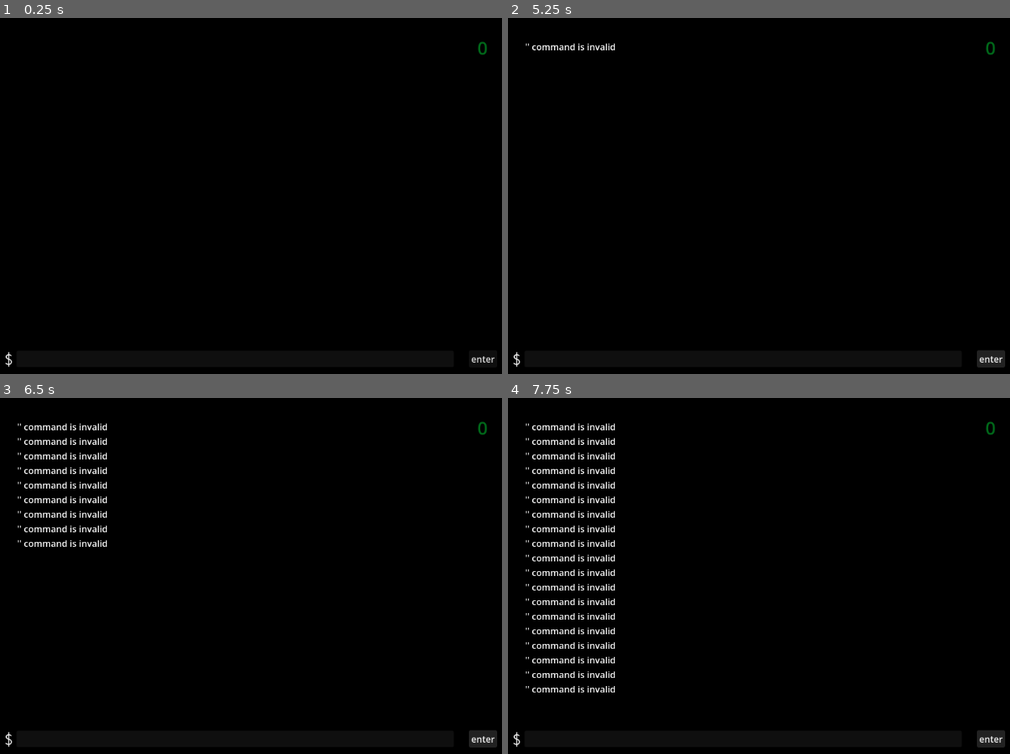
Above: before the commit, frames 1-4 (two rows, left to right).
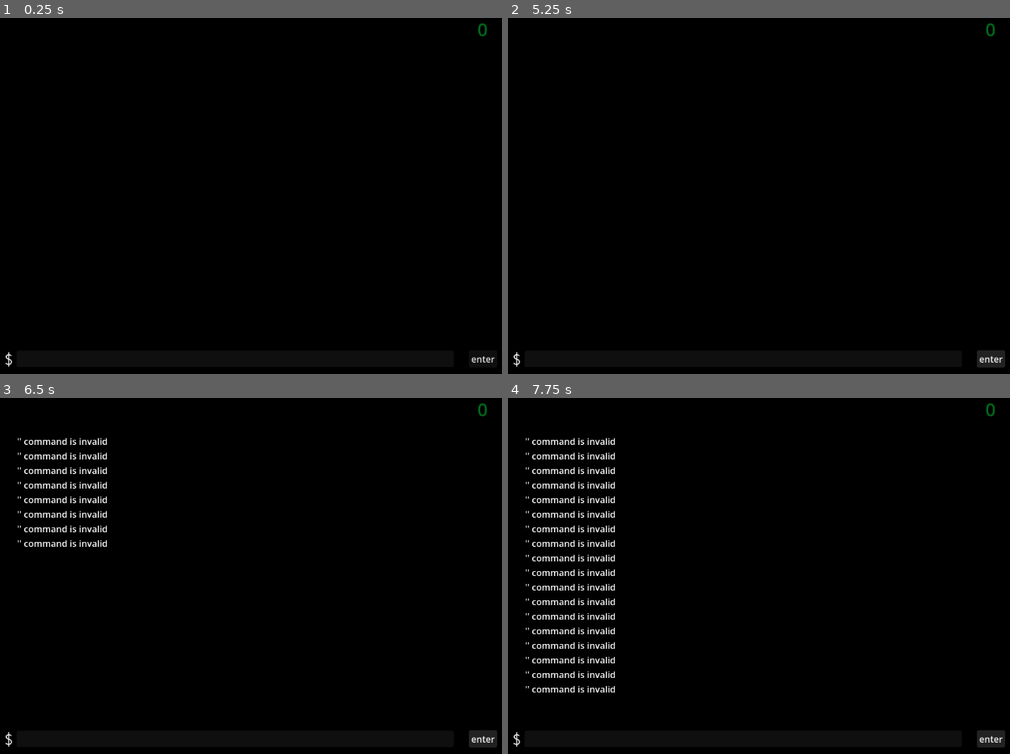
Above: after the commit, the same moments.

Repository: martinkuruzg-hue/hacking-cmd-game2
Game: Godot game, scene res://node_2d.tscn
Two runs of this game, one before a commit and one after it. Both use one fixed random seed, a clock stepped at 60 frames per second and the inputs below. The engine's default icon, where the game draws it, is replaced by a stand-in: a white triangle on a blue panel in a dark square.
Inputs (mouse positions are in pixels of both pictures, inside the frame that each line leads up to):
- Up to frame 1 (0.25 s): no input
- Up to frame 2 (5.25 s): click (743, 359) at 0.52 s; type "12" at 0.6 s; click "enter" at 1.25 s; click "enter" at 2 s; click "enter" at 2.75 s; tap Enter (ui_accept) at 3.5, 3.6, 3.77, 4.07, 4.25, 4.35, 4.52, 4.82, 5.1 s
- Up to frame 3 (6.5 s): tap Enter (ui_accept) at 5.75, 5.85, 6.02, 6.32 s
- Up to frame 4 (7.75 s): tap Enter (ui_accept) at 6.6, 6.77, 7.07, 7.35, 7.52 s

The runs differ from the first frame. In frame 1, less than 0.1% of the frame differs, in the area x 95-98%, y 1-11%; in frame 2, 0.3%, in the area x 3-98%, y 1-11%; in frame 3, 0.3%; in frame 4, 0.3%.

Commit message:
cmd alpha 4

Diff:
--- a/node_2d.gd
+++ b/node_2d.gd
@@ -2,63 +2,89 @@
 
 var texto : String
 var veces :int
-var lista_comandos = ['cd','cd .','cd ~']
+#lista para comandos CORRECTOS que SUMAN PUNTOS
+var lista_comandos = ['cd','cd .']
+ #COMANDOS para CERRAR TERMINAL
 var clear = ["clear", "cls"]
+#VARIABLE PUNTOS (cuando se utilizan "lista_comandos" AUMENTA)
 var puntos: int
 
 # Called when the node enters the scene tree for the first time.
 func _ready() -> void:
 	pass # Replace with function body.
 
+
 # Called every frame. 'delta' is the elapsed time since the previous frame.
 func _process(delta: float) -> void:
+	#LABEL DE PUNTOS (Indicador de puntaje en PANTALLA)
 	get_node("Label3").text = str(puntos)
 	if Input.is_action_just_pressed("ui_accept"):
-
-		texto = str($LineEdit.text)
-		#Presionar boton fisico
 		cmd_base()
 
 	if puntos <0:
 		puntos = 0
 
+#BOTÓN ENTER (Para Celular)
 func _on_button_pressed() -> void:
-	#Presionar boton virtual
+	#Ejecuta funcion base del juego
 	cmd_base()
+#FUNCION BASE (Reutilizable para Enter)
 func cmd_base():
+		#SI EL COMANDO DE LA ENTRADA DE TEXTO
+		#ESTA EN LA LISTA DE COMANDOS CORRECTOS
 		if $LineEdit.text in lista_comandos and not $LineEdit.text in clear:
+			#ENVIA EL COMANDO ESCRITO AL TERMINAL
 			llenar_cmd()
+			#SUMA PUNTOS (deberia variar segun dificultad de comando)
 			sumar_puntos()
+
+		#SI es un comando para CERRAR TERMINAL
 		elif $LineEdit.text in clear:
+			#SUMA PUNTOS (deberia ser 1)
 			sumar_puntos()
-			vaciar_cmd("")
+			#VACIA TERMINAL
+			vaciar_cmd()
+		#SI es COMANDO INCORRECTO X
 		else:
+			#RESTA 1 PUNTO
 			restar_puntos()
+			#ACTIVA FUNCION DE COMANDO INCORRECTO Y
+			#           MANDA MENSAJE DE ERROR
 			input_invalido()
+
+		#SE VACIA/LIMPIA LA ENTRADA PARA
+		# ESCRIBIR OTRO COMANDO
 		vaciar_input()
+#SUMA con LISTA_COMANDOS (COMANDOS CORRECTOS)
 func sumar_puntos():
+	#A futuro que cambie la suma segun dificultad
 	puntos = puntos +1
+#RESTA con COMANDOS INCORRECTOS (-1 punto siempre)
 func restar_puntos():
 	puntos = puntos -1
+#FUNCION para VACIAR LA ENTRADA DE TEXTO
 func vaciar_input():
 	$LineEdit.text = ""
+#ENVIA el texto del INPUT al TERMINAL
 func llenar_cmd():
 	$Label.text =str($Label.text) + "\n" +str($LineEdit.text)
-func vaciar_cmd(a):
-		get_node("Label").text = ""+a
-		veces = 0
+#VACIA TERMINAL cuando se LLENA
+func vaciar_cmd():
+	get_node("Label").text = ""
+	veces = 0
+#CONCATENA mensaje de error , con comando fuera
+# de lista_comandos
 func input_invalido():
 	$Label.text =str($Label.text) + "\n"+"'" +str($LineEdit.text)+"' command is invalid"
+#REINICIA TERMINAL CUANDO SE LLENA
 func _on_label_resized() -> void:
-
+	#TERMINAL acepta MAXIMO 18 FILAS
 	if veces <= 18:
 		veces = veces + 1
 		print(veces)
+	#CUANDO SUPERA LAS 18 FILAS
 	else:
-		validar_comando()
+		#REINICIA RECUENTO A 0
 		veces = 0
-func validar_comando():
-	if texto in lista_comandos:
-		vaciar_cmd(texto)
-	else:
-		vaciar_cmd("'"+texto+"' command is invalid")
+		#LIMPIA TERMINAL
+		get_node("Label").text =""
--- a/node_2d.tscn
+++ b/node_2d.tscn
@@ -39,7 +39,7 @@
 offset_bottom = 73.0
 label_settings = SubResource("LabelSettings_epypp")
 
-[node name="Button" type="Button" parent="." unique_id=1403578632]
+[node name="Enter" type="Button" parent="." unique_id=1403578632]
 offset_left = 832.0
 offset_top = 574.0
 offset_right = 882.0
@@ -59,10 +59,10 @@
 
 [node name="Label3" type="Label" parent="." unique_id=1628337877]
 offset_left = 847.0
-offset_top = 12.0
+offset_top = -21.0
 offset_right = 1022.0
-offset_bottom = 117.0
+offset_bottom = 84.0
 label_settings = SubResource("LabelSettings_q6r6c")
 
 [connection signal="resized" from="Label" to="." method="_on_label_resized"]
-[connection signal="pressed" from="Button" to="." method="_on_button_pressed"]
+[connection signal="pressed" from="Enter" to="." method="_on_button_pressed"]
--- a/project.godot
+++ b/project.godot
@@ -23,6 +23,11 @@
 , Object(InputEventKey,"resource_local_to_scene":false,"resource_name":"","device":0,"window_id":0,"alt_pressed":false, …(185 unchanged characters)…
 ]
 }
+ui_select={
+"deadzone": 0.5,
+"events": [Object(InputEventJoypadButton,"resource_local_to_scene":false,"resource_name":"","device":-1,"button_index":3,"pressure":0.0,"pressed":false,"script":null)
+]
+}
 
 [physics]
 
@@ -31,3 +36,4 @@
 [rendering]
 
 rendering_device/driver.windows="d3d12"
+renderer/rendering_method="mobile"
